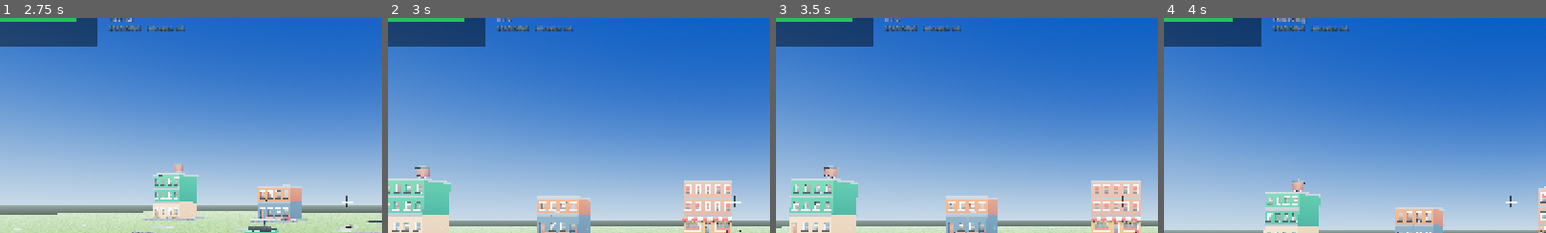
Above: before the commit, frames 1-4 (left to right).
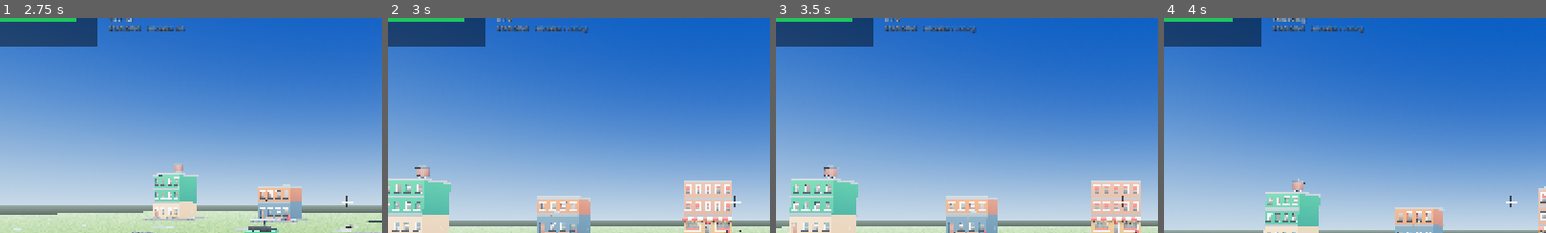
Above: after the commit, the same moments.

Repository: richardbrandel/home-invasion-godot
Game: Godot game, scene res://scenes/main.tscn
Same seed, same stepped clock (60 frames per second), same inputs: the game is played once before the commit and once after it.
Inputs (mouse positions are % of the whole screen's width and height, from its top left):
- Up to frame 1 (2.75 s): tap Enter at 0.5, 0.6, 1.35, 2.3 s; move the mouse to (49, 52) at 0.52 s; hold W from 0.53 s (still down); click (49, 52) at 0.67 s; move the mouse to (57, 51) at 1.27 s; move the mouse to (42, 49) at 2.02 s; tap 1 at 2.1 s
- Up to frame 2 (3 s): move the mouse to (51, 50) at 2.77 s; release W at 2.78 s; hold A from 2.78 s (still down); tap 2 at 2.85 s; click (51, 50) at 2.92 s
- Up to frame 3 (3.5 s): keep holding A; tap Enter at 3.05 s
- Up to frame 4 (4 s): move the mouse to (46, 48) at 3.52 s; release A at 3.53 s; hold W from 3.53 s (still down); tap R at 3.6 s; tap Enter at 3.8 s
The pictures show only the part of the screen within x 4-54%, y 7-57%; the shares and areas given below are measured in that part.

Frame 1 is identical in both runs. In frame 2, 0.1% of the frame differs, in the area x 46-53%, y 3-8%; in frame 3, 0.1%; in frame 4, 0.1%.

Commit message:
Give him fear, and let him run
The audit called the absence of any fear the highest realism ceiling left anywhere in the
model, and it was right: he would work calmly through to the third item while being shot
at, and the only way a round could end was his death or all three valuables leaving.

Now gunfire frightens him. `Sim.alert_thief()` is called by the game on every shot, scaled
by distance and doubled for the shotgun, and being HIT frightens him far more than being
missed. Past FEAR_FLEE he abandons the job and runs for the van, keeping whatever he is
already carrying. Fear decays slowly while nothing is happening, but the decision to run is
sticky — once he has broken off he does not change his mind.

That gives a third ending, and a third way for the homeowner to win: not by killing him,
but by making the house too expensive to rob. The loss text now distinguishes "he broke off
and ran, N of 3 with him" from "he got everything into the van", which is a different
outcome and was previously unrepresentable.

Six new sim tests: he starts unafraid, two shots are not enough, a sustained burst is, fear
decays when the shooting stops, a frightened intruder reaches the van and gets away, and he
raises an event so the round can end. Measured escape time from three starting positions:
15-21 s.

Also: the debug line now shows his fear and stagger while capture arguments are in use, and
reports "running" as a state a homeowner could actually see. That is how the behaviour above
was confirmed in the game rather than only in the test.

50 sim tests, 38 actor tests, heist 7/7, wallshot 0 violations.

Diff:
--- a/scripts/game.gd
+++ b/scripts/game.gd
@@ -118,6 +118,10 @@
 var _mark_mat: StandardMaterial3D
 var _flash: MeshInstance3D
 var _flash_t := 0.0
+## Set when he breaks off and runs, so the loss text can say how much he got away with
+## rather than claiming he took everything.
+var _ran_off := false
+var _escaped_with := 0
 
 # ------------------------------------------------------------------------ audio
 #
@@ -577,6 +581,8 @@
 	loot = Sim.create_loot()
 	events = []
 	state = "play"
+	_ran_off = false
+	_escaped_with = 0
 	msg = "DEFEND YOUR HOME"
 	msg_t = 2.4
 	yaw = 0.0
@@ -836,6 +842,14 @@
 				msg = "They got the %s!" % ev["label"]
 				msg_t = 2.0
 			"allStolen":
+				_ran_off = false
+				state = "lose"
+				_show_overlay(false)
+			"escaped":
+				# He broke off and ran. A partial loss is a different outcome from losing
+				# everything, and the text has to say which one happened.
+				_ran_off = true
+				_escaped_with = 3 - Sim.remaining(loot)
 				state = "lose"
 				_show_overlay(false)
 			"thiefDown":
@@ -1031,6 +1045,12 @@
 	pitch = clampf(pitch - kick, PITCH_MIN, PITCH_MAX)
 	recoil_recover += kick * 0.65
 	_play_own("gunshot_" + String(player["weapon"]))
+	# He hears it. A shotgun at room range is not the same event as a pistol across the
+	# house, and this is what gives the firearm a deterrent value beyond its damage.
+	var heard := clampf(1.6 - player["pos"].distance_to(thief["pos"]) / 18.0, 0.15, 1.6)
+	if String(player["weapon"]) == "shotgun":
+		heard *= 1.5
+	Sim.alert_thief(thief, player["pos"], heard)
 
 	# The ray starts at the CAMERA, not the eye. With the camera pulled back behind the
 	# homeowner those are different points, and casting from the eye while the crosshair
@@ -1448,10 +1468,16 @@
 	# No hit points on screen. It printed the intruder's exact health, through walls, which
 	# is information the player has not earned; the whole point of the minimap's fog of war
 	# is that he has to be found. This reports what the homeowner can actually tell.
-	_lbl_stance.text = "%s    intruder: %s" % [stance,
-		("down" if not thief["alive"]
-			else ("hurting" if thief["hp"] <= 40.0
-				else ("hit" if thief["hp"] < 100.0 else "unhurt")))]
+	# "running" is fair — a man breaking off and bolting is not subtle.
+	var tstate := "down" if not thief["alive"] else (
+		"running" if String(thief["mode"]) == "flee" else (
+			"hurting" if thief["hp"] <= 40.0 else (
+				"hit" if thief["hp"] < 100.0 else "unhurt")))
+	if _shot_fire or _shot_frames != -1:
+		# capture mode only: the raw numbers underneath the state, so AI behaviour can be
+		# read straight out of a screenshot instead of guessed at
+		tstate += " [fear %.1f stag %.1f]" % [float(thief["fear"]), float(thief["stagger"])]
+	_lbl_stance.text = "%s    intruder: %s" % [stance, tstate]
 	_lbl_loot.text = "LOOT STOLEN  %d / 3" % (3 - Sim.remaining(loot))
 
 
@@ -1467,7 +1493,13 @@
 		Color(0.13, 0.77, 0.37) if win else Color(0.94, 0.27, 0.27))
 	# no longer "the van drove off": the van is scenery and never moves, so the text was
 	# contradicting the screen. See ROADMAP item 22 for making it actually leave.
-	_ov_sub.text = ("Intruder neutralised — %d/3 valuables still in the house.  [ENTER] to play again"
-		% Sim.remaining(loot)) if win \
-		else ("He got everything into the van.  [ENTER] to play again" if player["alive"]
-			else "You were killed defending the house.  [ENTER] to play again")
+	if win:
+		_ov_sub.text = ("Intruder neutralised — %d/3 valuables still in the house."
+			% Sim.remaining(loot)) + "  [ENTER] to play again"
+	elif _ran_off:
+		_ov_sub.text = ("He broke off and ran — %d of 3 with him." % _escaped_with) \
+			+ "  [ENTER] to play again"
+	elif player["alive"]:
+		_ov_sub.text = "He got everything into the van.  [ENTER] to play again"
+	else:
+		_ov_sub.text = "You were killed defending the house.  [ENTER] to play again"
--- a/scripts/sim.gd
+++ b/scripts/sim.gd
@@ -129,6 +129,23 @@
 ## How much of his pace he keeps while carrying each item. A home safe is a two-person
 ## job in reality and a laptop is one hand; both used to travel at exactly 1.3 m/s.
 const CARRY_SPEED := {"TV": 0.70, "Safe": 0.50, "Laptop": 0.92}
+## Fear, and what it takes to make him abandon the job. It is raised by being shot at and
+## much more by being hit, and decays slowly while nothing is happening. Once he decides to
+## run he does not change his mind — the flee mode is sticky.
+const FEAR_FLEE := 4.0
+const FEAR_DECAY := 0.18
+const FEAR_PER_SHOT := 0.7
+const FEAR_PER_HIT := 2.0
+
+
+## Tell him he is being shot at. Called by the game when the homeowner fires; `loudness`
+## scales with how close and how loud, so a shotgun at 3 m is not the same as a pistol
+## across the house.
+static func alert_thief(thief: Dictionary, from: Vector2, loudness := 1.0) -> void:
+	if not thief["alive"] or bool(thief.get("escaped", false)):
+		return
+	thief["last_seen"] = from
+	thief["fear"] = minf(float(thief.get("fear", 0.0)) + FEAR_PER_SHOT * loudness, 8.0)
 const THIEF_FIRE_HUNTING := 1.35
 const THIEF_MAG := 8
 const THIEF_RELOAD := 1.5
@@ -444,6 +461,7 @@
 		"mag": THIEF_MAG, "cd": 1.2, "reloading": 0.0, "think": 2.0,
 		"carry": "", "target": "", "route": [], "mode": "hunt",
 		"stuck_t": 0.0, "aim": 0.0, "stagger": 0.0, "hits": 0,
+		"fear": 0.0, "escaped": false, "last_seen": Vector2.ZERO,
 	}
 
 static func create_loot() -> Array[Dictionary]:
@@ -470,12 +488,34 @@
 	thief["cd"] -= dt
 	if thief["reloading"] > 0.0:
 		thief["reloading"] -= dt
+	if thief["escaped"]:
+		return false
 
 	var tpos: Vector2 = thief["pos"]
 	var ppos: Vector2 = player["pos"]
 
+	# fear settles when nothing is happening. It does not un-decide a decision already
+	# taken, which is why `mode == "flee"` below is sticky.
+	thief["fear"] = maxf(0.0, float(thief["fear"]) - FEAR_DECAY * dt)
+
 	# ---- decide
-	if thief["carry"] != "":
+	#
+	# Fear first. A real intruder leaves at the first sign of an armed occupant — certainly
+	# once someone starts shooting at him — and this model had none at all: he worked calmly
+	# through to the third item while being fired at, which the audit called the highest
+	# realism ceiling left anywhere in it.
+	if thief["mode"] == "flee" or float(thief["fear"]) >= FEAR_FLEE:
+		thief["mode"] = "flee"
+		if (thief["route"] as Array).is_empty():
+			thief["route"] = route_to(nearest_node(tpos), "van")
+		# He is gone once he has finished the route to the van AND is clear of the house.
+		# The threshold is the route emptying rather than a distance, because the "van" node
+		# sits well short of the van model — at z 4.4 against the van's 7.0 — so a distance
+		# test against the van never fires and he stands in the drive forever.
+		if (thief["route"] as Array).is_empty() and tpos.y > HOUSE.end.y + 1.0:
+			thief["escaped"] = true
+			events.append({"type": "escaped", "carried": thief["carry"]})
+	elif thief["carry"] != "":
 		thief["mode"] = "carry"
 		if (thief["route"] as Array).is_empty():
 			thief["route"] = route_to(nearest_node(tpos), "van")
@@ -636,6 +676,8 @@
 	# his sight picture is gone: he has to re-settle before he can shoot again
 	thief["aim"] = 0.0
 	thief["hits"] = int(thief.get("hits", 0)) + 1
+	# being hit frightens him far more than being missed
+	thief["fear"] = minf(float(thief.get("fear", 0.0)) + FEAR_PER_HIT, 8.0)
 	if thief["hp"] <= 0.0:
 		thief["hp"] = 0.0
 		thief["alive"] = false
--- a/test/test_sim.gd
+++ b/test/test_sim.gd
@@ -304,6 +304,56 @@
 		(thief["pos"] as Vector2).distance_to(before) < 0.001,
 		"moved %.4f m" % (thief["pos"] as Vector2).distance_to(before))
 
+	# ---- gunfire makes him give up the job
+	_banner("gunfire drives him off")
+	player = Sim.create_player()
+	thief = Sim.create_thief()
+	loot = Sim.create_loot()
+	check("he starts unafraid", float(thief["fear"]) == 0.0, "fear=0")
+	# a couple of shots at room range is not enough
+	for i in 2:
+		Sim.alert_thief(thief, Vector2(0.0, -11.0), 1.0)
+	check("two shots do not drive him off",
+		thief["mode"] != "flee", "fear=%.2f mode=%s" % [thief["fear"], thief["mode"]])
+	# but a sustained burst does
+	for i in 4:
+		Sim.alert_thief(thief, Vector2(0.0, -11.0), 1.0)
+	check("a sustained burst drives him off",
+		float(thief["fear"]) >= Sim.FEAR_FLEE,
+		"fear=%.2f threshold=%.1f" % [thief["fear"], Sim.FEAR_FLEE])
+	# fear settles when nothing is happening
+	thief["fear"] = 1.0
+	thief["mode"] = "hunt"
+	thief["route"] = [Vector2(0.0, -12.0)]
+	thief["think"] = 0.0
+	for i in 60:
+		Sim.step_thief(thief, player, loot, events, dt)
+	check("and fear decays when the shooting stops",
+		float(thief["fear"]) < 1.0, "fear=%.2f" % thief["fear"])
+
+	# ---- and once he breaks off he runs for the van
+	thief = Sim.create_thief()
+	thief["pos"] = Vector2(0.0, -12.0)
+	thief["fear"] = Sim.FEAR_FLEE
+	thief["mode"] = "flee"
+	thief["stagger"] = 0.0
+	events = []
+	var got_away := false
+	var steps := 0
+	for i in 3000:
+		steps = i
+		if thief["escaped"]:
+			got_away = true
+			break
+		Sim.step_thief(thief, player, loot, events, dt)
+	check("a frightened intruder runs for the van and gets away", got_away,
+		"ended at %s after %d steps" % [thief["pos"], steps])
+	var saw_escape := false
+	for ev2 in events:
+		if ev2["type"] == "escaped":
+			saw_escape = true
+	check("and announces it so the round can end", saw_escape, "escaped event raised")
+
 	# ---- thief stays in bounds
 	player = Sim.create_player()
 	thief = Sim.create_thief()
